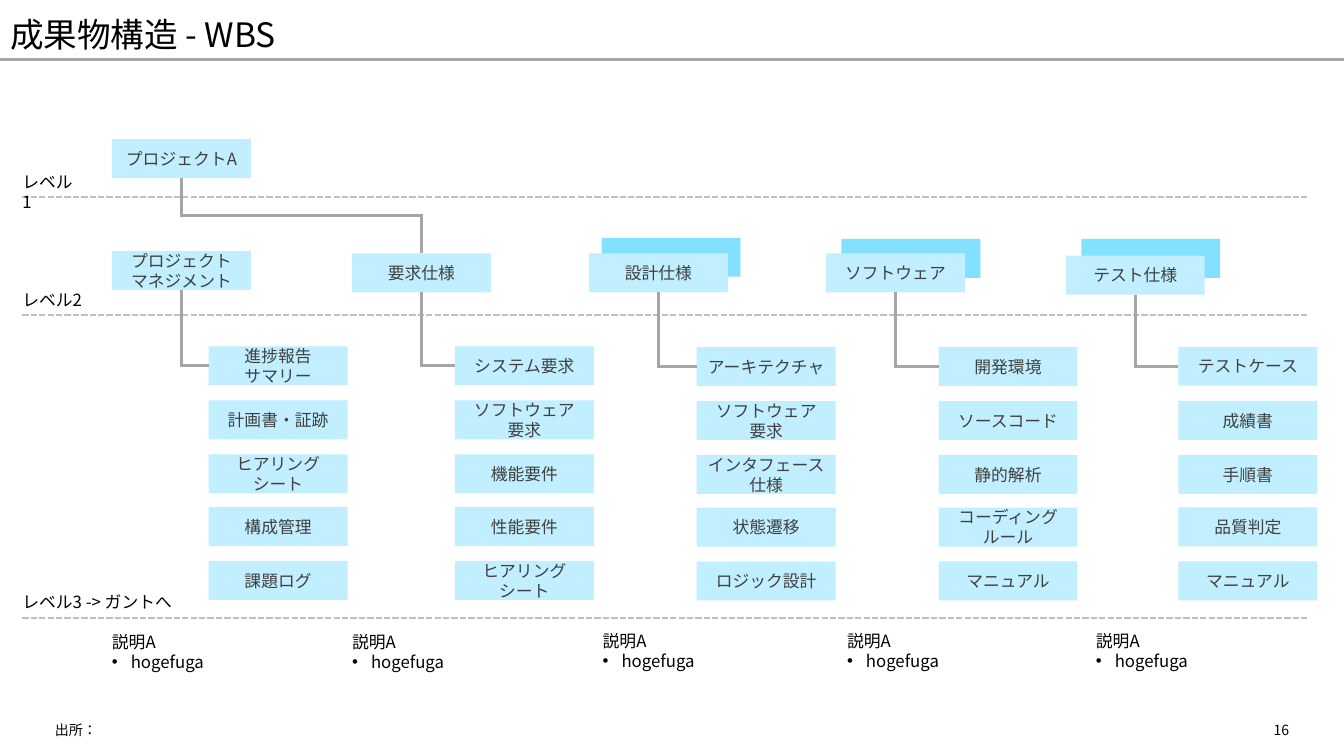
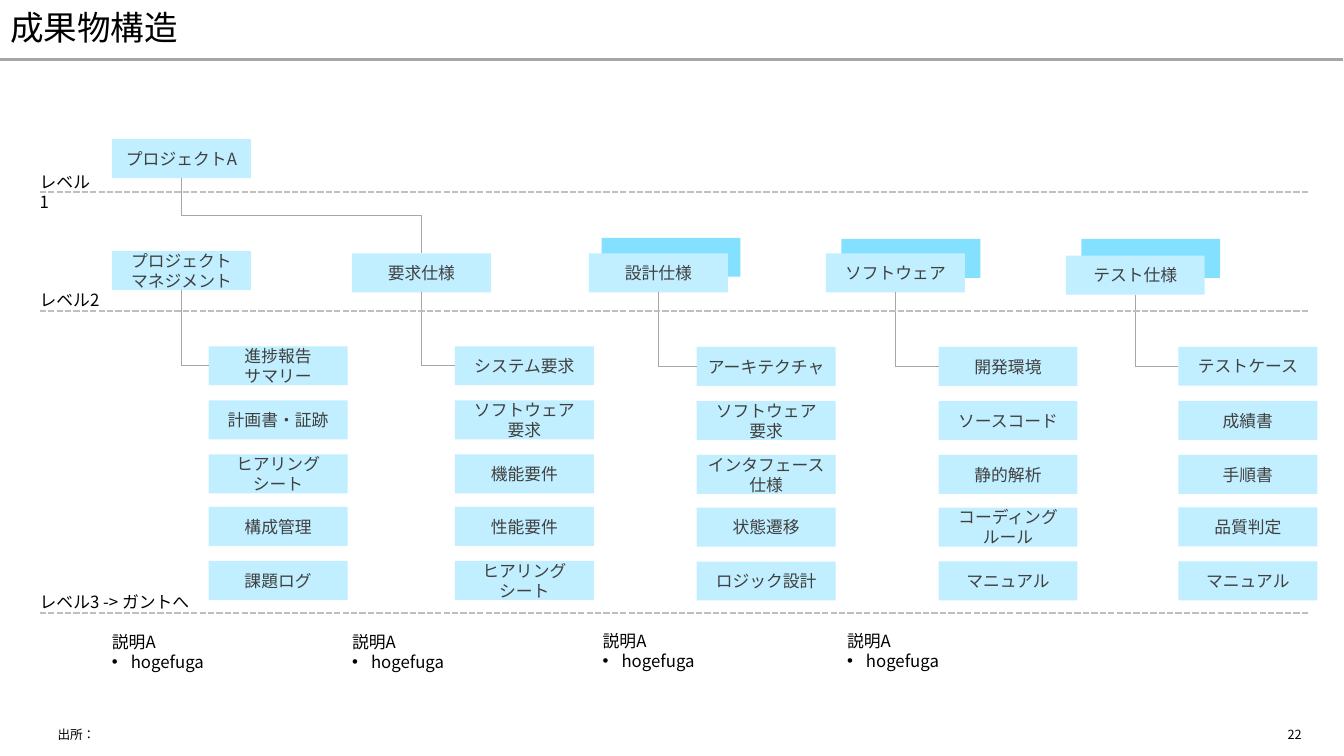
Before and after one commit to yuzucha16/dotfiles, a slide deck: slide 22 of office/Blank.potx (slide 16 before the commit). Drawn at 1344x756 pixels with LibreOffice and Linux fonts; fonts in the diff are those of the drawing. Boxes give left, top, right and bottom in pixels: in the first picture for what was removed or moved away, otherwise in the second. Text is boxed around its words. In the diff, an @@ line names an element or a change of style, - is before the commit and + after.

```diff
--- a/office/Blank.potx
+++ b/office/Blank.potx
@@ title "成果物構造" at (10,11,178,43): vertical alignment bottom to middle @@
@@ title at (10,11,178,43): text changed @@
-成果物構造 - WBS
+成果物構造
@@ elbow line (181, 178) - (421, 253): stroke #A6A6A6 2.25 pt to #A6A6A6 1 pt @@
@@ line moved from (22, 198) - (1309, 198) to (39, 193) - (1310, 193) @@
@@ elbow line (181, 290) - (209, 366): stroke #A6A6A6 2.25 pt to #A6A6A6 1 pt @@
@@ elbow line (421, 292) - (455, 366): stroke #A6A6A6 2.25 pt to #A6A6A6 1 pt @@
@@ elbow line (658, 292) - (697, 366): stroke #A6A6A6 2.25 pt to #A6A6A6 1 pt @@
@@ elbow line (895, 292) - (939, 366): stroke #A6A6A6 2.25 pt to #A6A6A6 1 pt @@
@@ elbow line (1135, 294) - (1179, 366): stroke #A6A6A6 2.25 pt to #A6A6A6 1 pt @@
@@ line moved from (22, 316) - (1309, 316) to (39, 311) - (1310, 311) @@
@@ 3 texts: place and size @@
-3 texts at (22,175,172,609)
+3 texts at (40,175,189,613)
@@ line moved from (22, 618) - (1309, 618) to (39, 613) - (1310, 613) @@
@@ text removed at (1096,633,1188,672) @@
-説明A
-• hogefuga
@@ text "出所：" at (58,728,96,740): size 10 to 9 pt; vertical alignment top to middle @@
@@ page number removed at (1274,724,1290,735) @@
-16
@@ page number added at (1288,729,1302,739), 9 pt, text #000000 @@
+22
```
Also in this commit, not shown: 36 other slides changed, 14 slides added, 2 slides removed.
